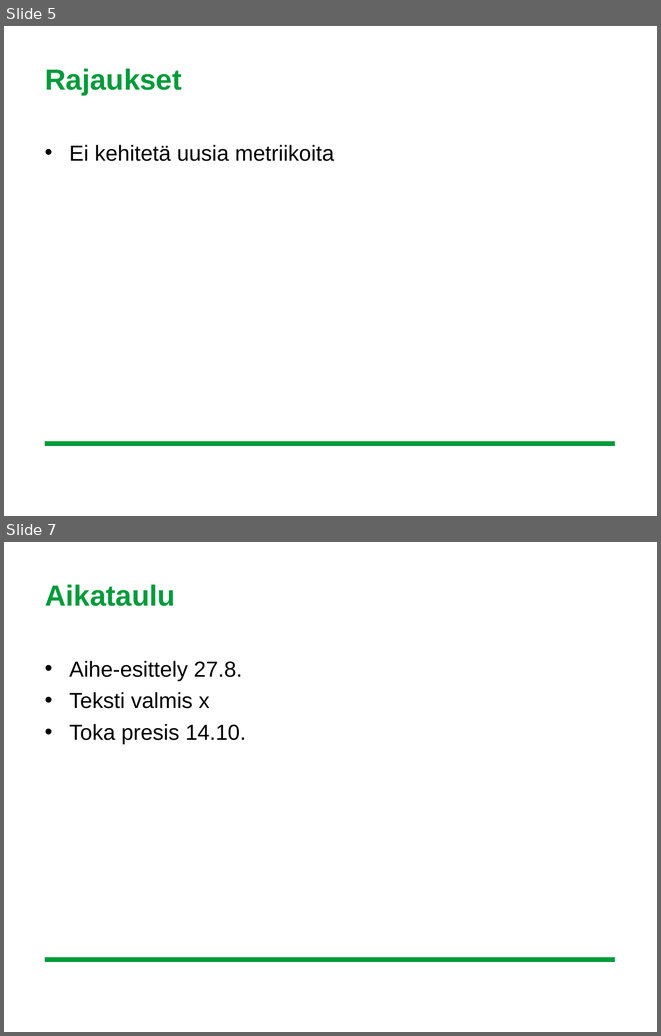
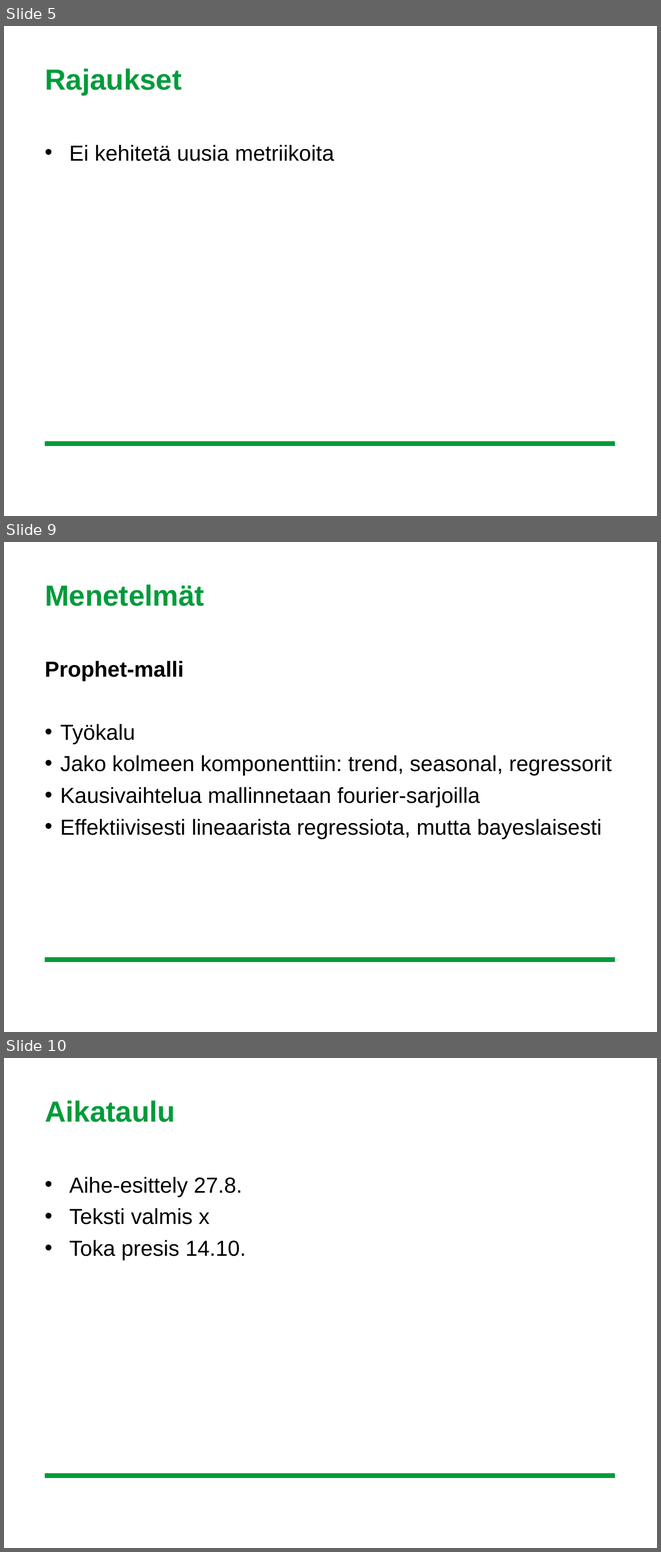
Before and after one commit to leevirontySF/BSC_thesis, a slide deck: aihepresis.ppt. Shown one above the other, each under a label of ours: slides 5 and 7 before the commit, slides 5, 9 and 10 after it; the slides between them are not shown. The pictures are 661x1036 and 661x1552 pixels, drawn with LibreOffice and Linux fonts; fonts in the diff are those of the drawing; background and template pictures are left out. Boxes give left, top, right and bottom in pixels: in the first picture for what was removed or moved away, otherwise in the second. Text is boxed around its words. In the diff, an @@ line names an element or a change of style, - is before the commit and + after.

```diff
--- a/aihepresis.ppt
+++ b/aihepresis.ppt
@@ slide 9 added at bbox=[4, 542, 657, 1032], background #FFFFFF; not listed: 1 template element that a slide beside it also shows @@
@@ title added at bbox=[45, 584, 204, 606], 32 pt, text #009B3A, bold @@
+Menetelmät
@@ text added at bbox=[45, 661, 612, 839], 24 pt, text #000000 @@
+Prophet-malli
+• Työkalu
+• Jako kolmeen komponenttiin: trend, seasonal, regressorit
+• Kausivaihtelua mallinnetaan fourier-sarjoilla
+• Effektiivisesti lineaarista regressiota, mutta bayeslaisesti
@@ what was slide 7 is now slide 10 @@
```
Also in this commit, not shown: 2 slides changed, 2 other slides added.
